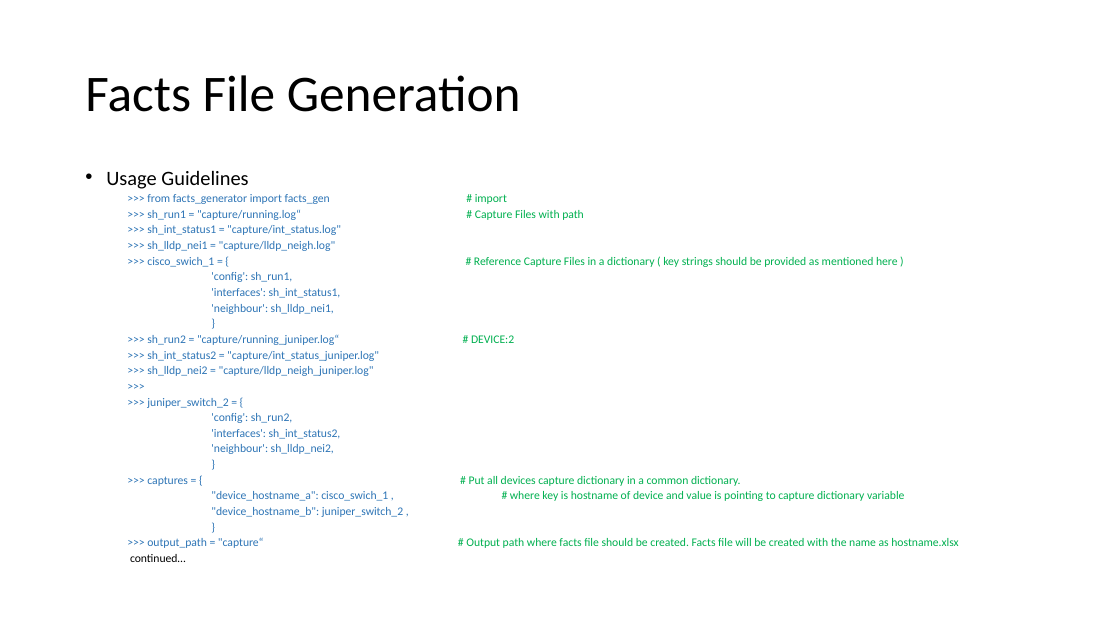
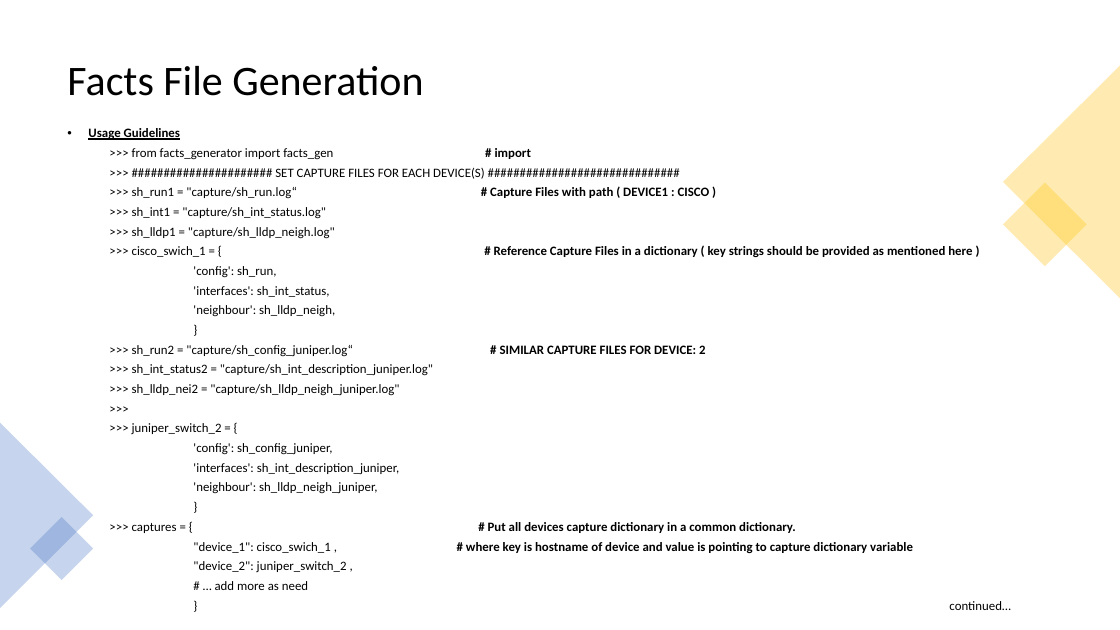
Before and after one commit to aliasgar1978/facts_generator, a slide deck: slide 3 of facts_generator.pptx. Drawn at 1120x630 pixels with LibreOffice and Linux fonts; fonts in the diff are those of the drawing. Boxes give left, top, right and bottom in pixels: in the first picture for what was removed or moved away, otherwise in the second. Text is boxed around its words. In the diff, an @@ line names an element or a change of style, - is before the commit and + after.

```diff
--- a/facts_generator.pptx
+++ b/facts_generator.pptx
@@ title "Facts File Generation": place and size @@
-title "Facts File Generation" at box(85, 75, 521, 112)
+title "Facts File Generation" at box(67, 66, 423, 96)
@@ title "Facts File Generation" at box(67, 66, 423, 96): size 44 to 36 pt @@
@@ triangle added at box(1003, 66, 1120, 298), fill #FFC000 at 30% opacity @@
@@ text "Usage Guidelines": place and size @@
-text "Usage Guidelines" at box(106, 170, 958, 548)
+text "Usage Guidelines" at box(88, 128, 1010, 610)
@@ text at box(88, 128, 972, 533): size 17.5 to 11 pt, underline on in "Usage Guidelines"; bold on in "Usage Guidelines", "# import", "# Reference Capture Files in a dictionary ...", "# Put all devices capture dictionary in ..."; size 10 to 11 pt in ">>> from facts_generator import facts_gen # import", ">>> cisco_swich_1 = { # Reference Capture ...", "}", ">>>" and 3 more places; text colour #2E75B6 to #000000 in ">>> from facts_generator import facts_gen", ">>> cisco_swich_1 = {", "}", ">>>" and 3 more places; text colour #00B050 to #000000 in "# import", "# Reference Capture Files in a dictionary ...", "# Put all devices capture dictionary in ..."; line spacing 0.7 to 0.9 @@
@@ text at box(132, 168, 710, 239): text changed; size 10 to 11 pt; text colour #2E75B6 to #000000 @@
-  >>> sh_run1 = "capture/running.log“ # Capture Files with path
-  >>> sh_int_status1 = "capture/int_status.log"
-  >>> sh_lldp_nei1 = "capture/lldp_neigh.log"
+  >>> ###################### SET CAPTURE FILES FOR EACH DEVICE(S) ##############################
+  >>> sh_run1 = "capture/sh_run.log“ # Capture Files with path ( DEVICE1 : CISCO )
+  >>> sh_int1 = "capture/sh_int_status.log"
+  >>> sh_lldp1 = "capture/sh_lldp_neigh.log"
@@ rectangle added at box(1003, 183, 1088, 267), fill #FFC000 at 30% opacity @@
@@ text at box(193, 266, 335, 316): text changed; size 10 to 11 pt; text colour #2E75B6 to #000000 @@
-  'config': sh_run1,
-  'interfaces': sh_int_status1,
-  'neighbour': sh_lldp_nei1,
+  'config': sh_run,
+  'interfaces': sh_int_status,
+  'neighbour': sh_lldp_neigh,
@@ text at box(132, 345, 705, 395): text changed; size 10 to 11 pt; text colour #2E75B6 to #000000 @@
-  >>> sh_run2 = "capture/running_juniper.log“ # DEVICE:2
-  >>> sh_int_status2 = "capture/int_status_juniper.log"
-  >>> sh_lldp_nei2 = "capture/lldp_neigh_juniper.log"
+  >>> sh_run2 = "capture/sh_config_juniper.log“ # SIMILAR CAPTURE FILES FOR DEVICE: 2
+  >>> sh_int_status2 = "capture/sh_int_description_juniper.log"
+  >>> sh_lldp_nei2 = "capture/sh_lldp_neigh_juniper.log"
@@ triangle added at box(0, 423, 93, 608), fill #4472C4 at 30% opacity @@
@@ text at box(193, 443, 400, 494): text changed; size 10 to 11 pt; text colour #2E75B6 to #000000 @@
-  'config': sh_run2,
-  'interfaces': sh_int_status2,
-  'neighbour': sh_lldp_nei2,
+  'config': sh_config_juniper,
+  'interfaces': sh_int_description_juniper,
+  'neighbour': sh_lldp_neigh_juniper,
@@ rectangle added at box(30, 517, 93, 580), fill #4472C4 at 30% opacity @@
@@ text at box(193, 542, 1010, 610): text changed; size 10 to 11 pt; text colour #00B050 to #000000 @@
-  "device_hostname_a": cisco_swich_1 , # where key is hostname of device and value is pointing to capture dictionary variable
-  "device_hostname_b": juniper_switch_2 ,
-  }
-  >>> output_path = "capture“ # Output path where facts file should be created. Facts file will be created with the name as hostname.xlsx
-  continued…
+  "device_1": cisco_swich_1 , # where key is hostname of device and value is pointing to capture dictionary variable
+  "device_2": juniper_switch_2 ,
+  # … add more as need
+  } continued…
```
Also in this commit, not shown: 5 other slides changed.
